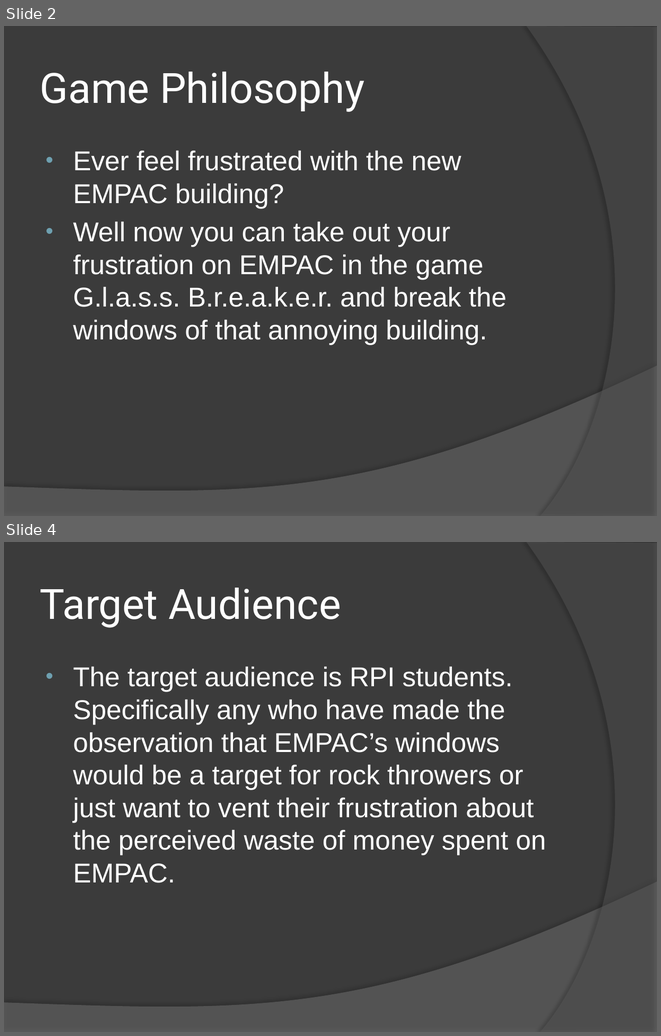
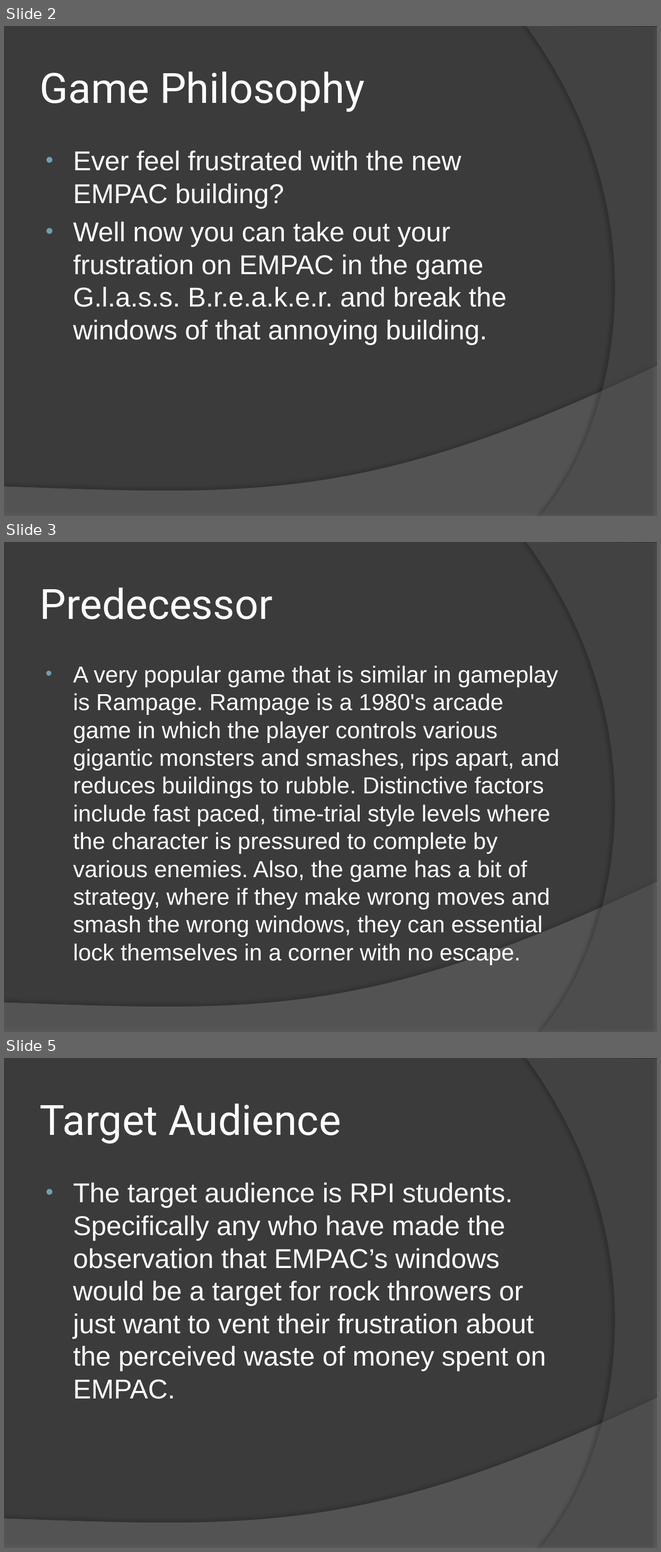
Before and after one commit to sonicma7/empacgame, a slide deck: Glassbreaker.pptx. Shown one above the other, each under a label of ours: slides 2 and 4 before the commit, slides 2, 3 and 5 after it; the slides between them are not shown. The pictures are 661x1036 and 661x1552 pixels, drawn with LibreOffice and Linux fonts; fonts in the diff are those of the drawing. Boxes give left, top, right and bottom in pixels: in the first picture for what was removed or moved away, otherwise in the second. Text is boxed around its words. In the diff, an @@ line names an element or a change of style, - is before the commit and + after.

```diff
--- a/Glassbreaker.pptx
+++ b/Glassbreaker.pptx
@@ slide 3 added at bbox=[4, 542, 657, 1032], background #3B3B3B; not listed: 2 template elements that a slide beside it also shows @@
@@ title added at bbox=[40, 588, 273, 619], 46 pt, text #FFFFFF @@
+Predecessor
@@ text added at bbox=[73, 665, 559, 965], 25.5 pt, text #FFFFFF @@
+• A very popular game that is similar in gameplay is Rampage. Rampage is a 1980's arcade game in which the player controls various gigantic monsters and smashes, rips apart, and reduces buildings to rubble. Distinctive factors include fast paced, time-trial style levels where the character is pressured to complete by various enemies. Also, the game has a bit of strategy, where if they make wrong moves and smash the wrong windows, they can essential lock themselves in a corner with no escape.
@@ what was slide 4 is now slide 5 @@
```
Also in this commit, not shown: 8 other slides added, 2 slides removed.
